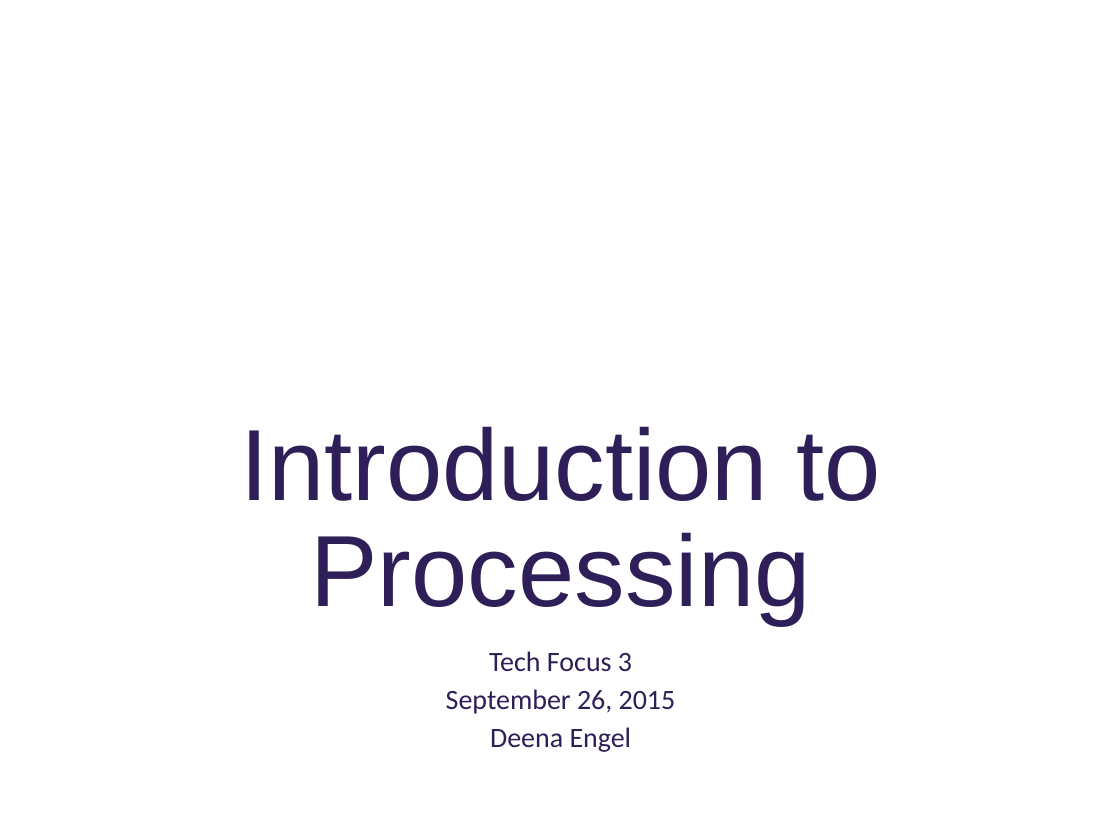
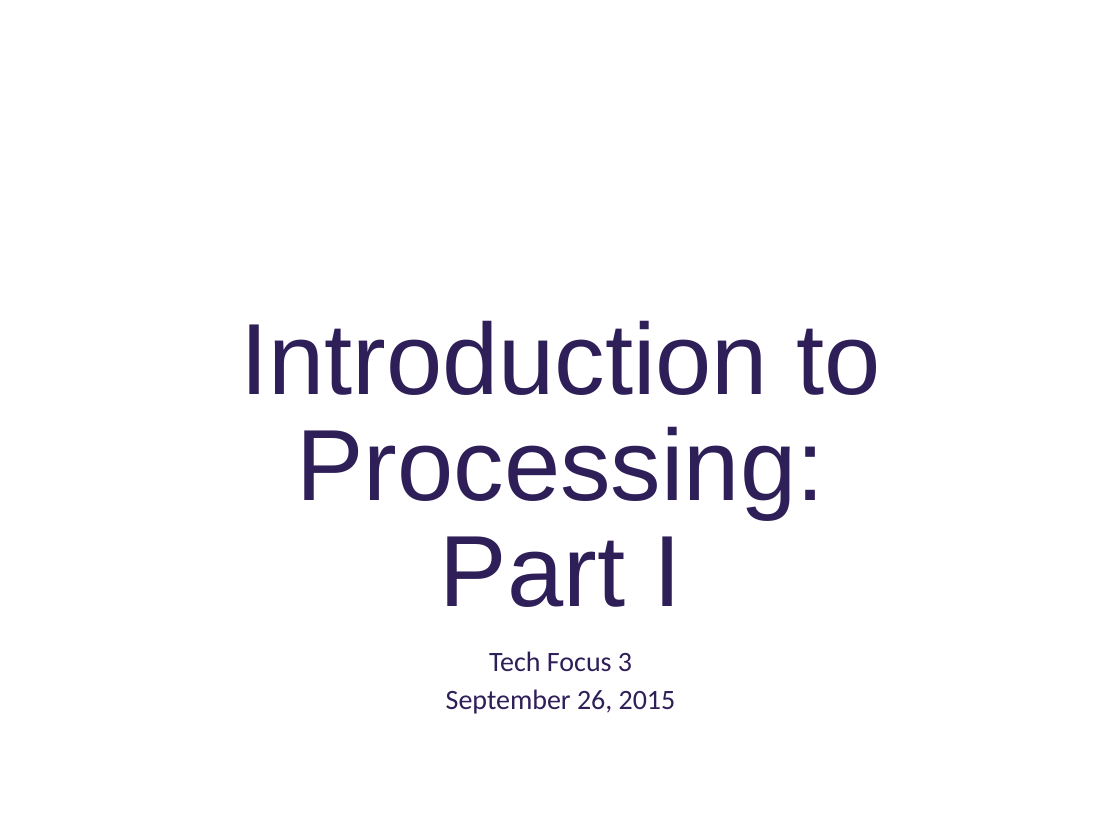
Before and after one commit to deenaengel/TF3_ProcessingSlides, a slide deck: slide 1 of Processing_Presentation_TF3_DE_notes.pptx. Drawn at 1120x840 pixels with LibreOffice and Linux fonts; fonts in the diff are those of the drawing; background and template pictures are left out. Boxes give left, top, right and bottom in pixels: in the first picture for what was removed or moved away, otherwise in the second. Text is boxed around its words. In the diff, an @@ line names an element or a change of style, - is before the commit and + after.

Commit message:
Added introduction to color, shapes; brief bibliography for Part 1

```diff
--- a/Processing_Presentation_TF3_DE_notes.pptx
+++ b/Processing_Presentation_TF3_DE_notes.pptx
@@ title at (240, 320, 880, 607): text changed @@
-Introduction to Processing
+Introduction to Processing: Part I
@@ subtitle at (490, 727, 632, 752): paragraph removed @@
-Deena Engel
```
Also in this commit, not shown: 1 other slide changed, 16 slides added, 1 slide removed.
